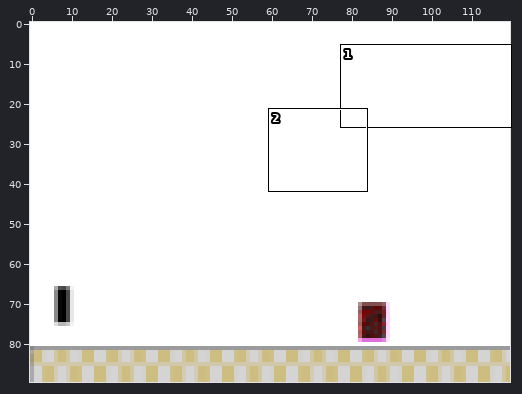
Sprite sheet -- scenes/9.png. The first picture is a wide view before the edit; the outline marks the close-up.
Close-up. Before the commit:
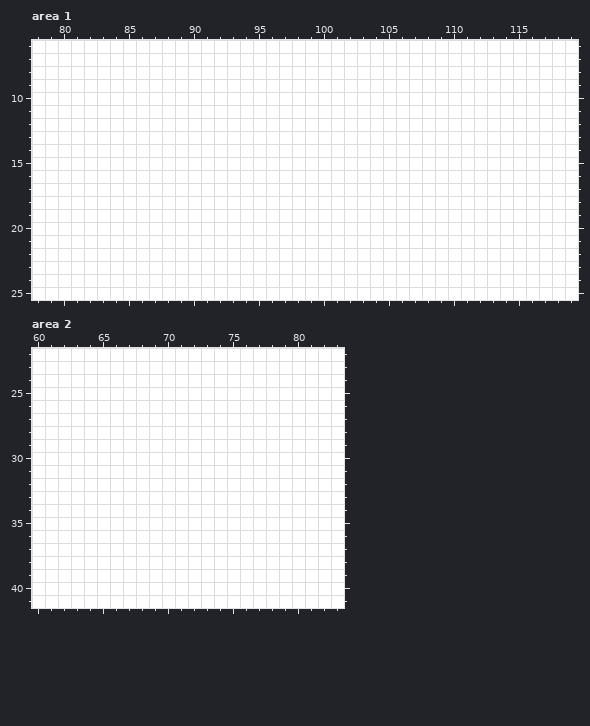
The file is 120x90 pixels. Colours within 5 levels of each other are drawn and written as one. Shown: area 1: x 78..119, y 6..25; area 2: x 60..83, y 22..41. The commit also changed other parts of the picture, which this record leaves out.
Now the later version:
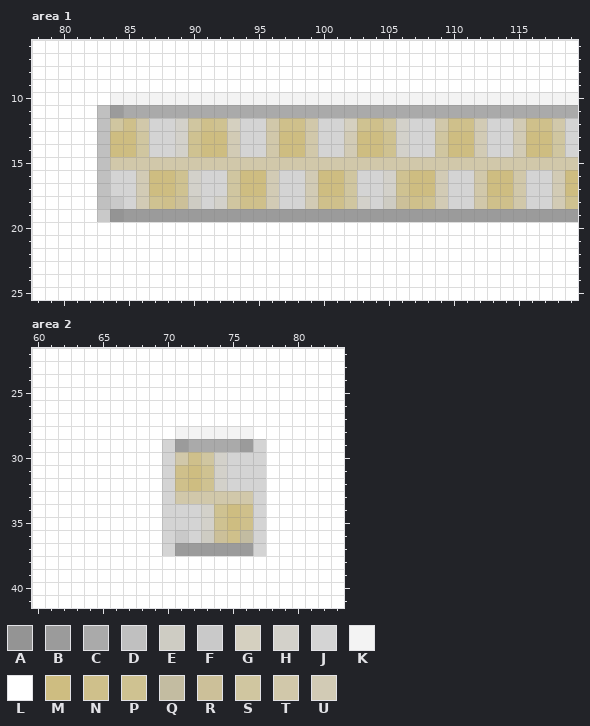
Palette (. is transparent): A #949494  B #9b9b9b  C #aaaaaa  D #c0c0c0  E #ceccc3  F #c9c9c9  G #d5d0c0  H #d3d1ca  J #d4d4d4  K #f3f3f3  L #ffffff  M #cebd81  N #cfc08b  P #cfc291  Q #c3bca1  R #ccc099  S #d0c6a0  T #d1c8aa  U #d2cbb5
Change:
Area 1:
Colour A replaces colour L in row 19 at x 84.
Colour B replaces colour L in row 11 at x 84; in row 19 at x 85 to 119.
Colour C replaces colour L in row 11 at x 85 to 119.
Colour D replaces colour L in rows 11 to 18 at x 83.
Colour E replaces colour L in row 18 at x 90 and 105.
Colour F replaces colour L in row 18 at x 84; in row 19 at x 83.
Colour G replaces colour L in row 12 at x 93 and 102.
Colour H replaces colour L in rows 12 to 14 at x 89 and 106; in rows 16 to 17 at x 90 and 105; in row 18 at x 92 and 103.
Colour J replaces colour L in rows 12 to 14 at x 87 to 88, 94 to 95, 100 to 101, 107 to 108, 113 to 114 and 119; in rows 16 to 17 at x 84 to 85, 91 to 92, 97 to 98, 103 to 104, 110 to 111 and 116 to 117; in row 18 at x 85, 91, 97 to 98, 104, 110 to 111 and 116 to 117.
Colour K replaces colour L in row 10 at x 84 to 119.
Colour M replaces colour L in rows 13 to 14 at x 84 to 85, 91 to 92, 97 to 98, 103 to 104, 110 to 111 and 116 to 117; in rows 16 to 17 at x 87 to 88, 94 to 95, 100 to 101, 107 to 108, 113 to 114 and 119.
Colour N replaces colour L in row 12 at x 85, 91, 97 to 98, 104, 110 to 111 and 116 to 117; in row 18 at x 88, 94 to 95, 100 to 101, 107 and 113 to 114.
Colour P replaces colour L in row 12 at x 92 and 103; in rows 13 to 14 at x 90 and 105; in rows 16 to 17 at x 89 and 106; in row 18 at x 87, 108 and 119.
Colour R replaces colour L in row 18 at x 89 and 106.
Colour S replaces colour L in row 12 at x 84, 90 and 105; in rows 13 to 14 at x 86, 109 and 118; in rows 16 to 18 at x 93 and 102.
Colour T replaces colour L in row 12 at x 86, 96, 99, 109 and 118; in rows 13 to 14 at x 96 and 99; in row 15 at x 84 to 119; in rows 16 to 18 at x 112 and 115.
Colour U replaces colour L in row 12 at x 112 and 115; in rows 13 to 14 at x 93, 102, 112 and 115; in rows 16 to 18 at x 86, 96, 99, 109 and 118.
Area 2:
Colour B replaces colour L in row 29 at x 71 and 76; in row 37 at x 71 to 76.
Colour C replaces colour L in row 29 at x 72 to 75.
Colour E replaces colour L in row 36 at x 73.
Colour F replaces colour L in row 36 at x 71.
Colour H replaces colour L in rows 30 to 32 at x 74; in rows 34 to 35 at x 73.
Colour J replaces colour L in row 29 at x 70 and 77; in rows 30 to 32 at x 70 and 75 to 77; in row 33 at x 70 and 77; in rows 34 to 35 at x 70 to 72 and 77; in row 36 at x 70, 72 and 77; in row 37 at x 70 and 77.
Colour K replaces colour L in row 28 at x 71 to 76.
Colour M replaces colour L in rows 31 to 32 at x 72; in rows 34 to 35 at x 75.
Colour N replaces colour L in row 30 at x 72; in rows 31 to 32 at x 71; in rows 34 to 35 at x 76; in row 36 at x 75.
Colour P replaces colour L in rows 31 to 32 at x 73; in rows 34 to 35 at x 74.
Colour Q replaces colour L in row 36 at x 76.
Colour R replaces colour L in row 36 at x 74.
Colour S replaces colour L in row 30 at x 73.
Colour T replaces colour L in row 30 at x 71; in row 33 at x 71 to 76.
Pixel boxes of the changes (left, top, right, bottom) in both close-ups:
changed: (97, 92, 578, 222)
changed: (162, 426, 266, 556)
